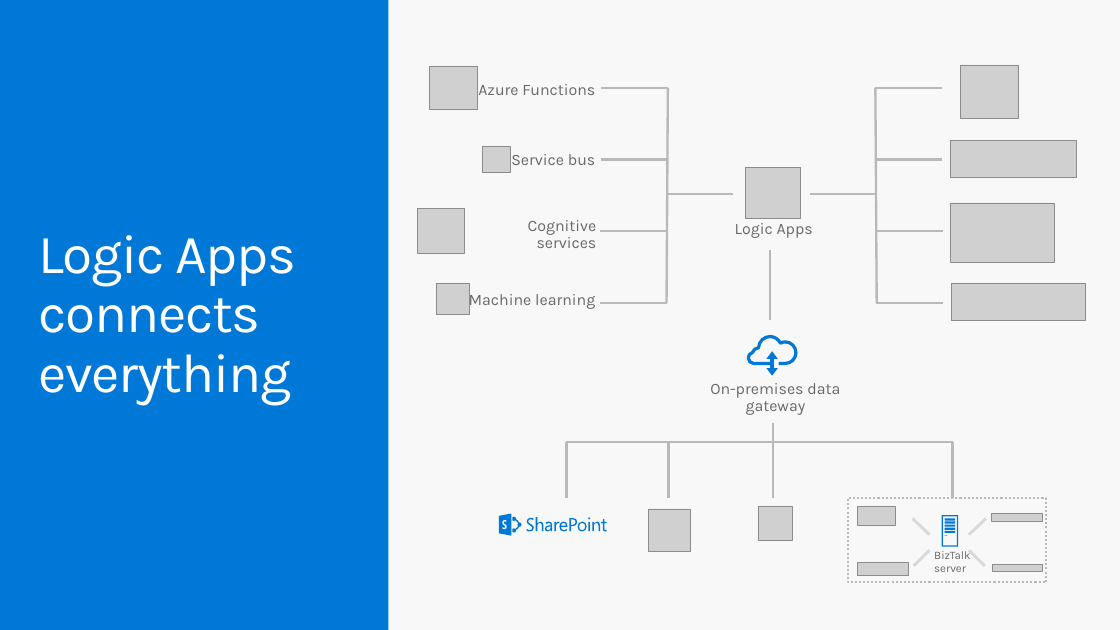
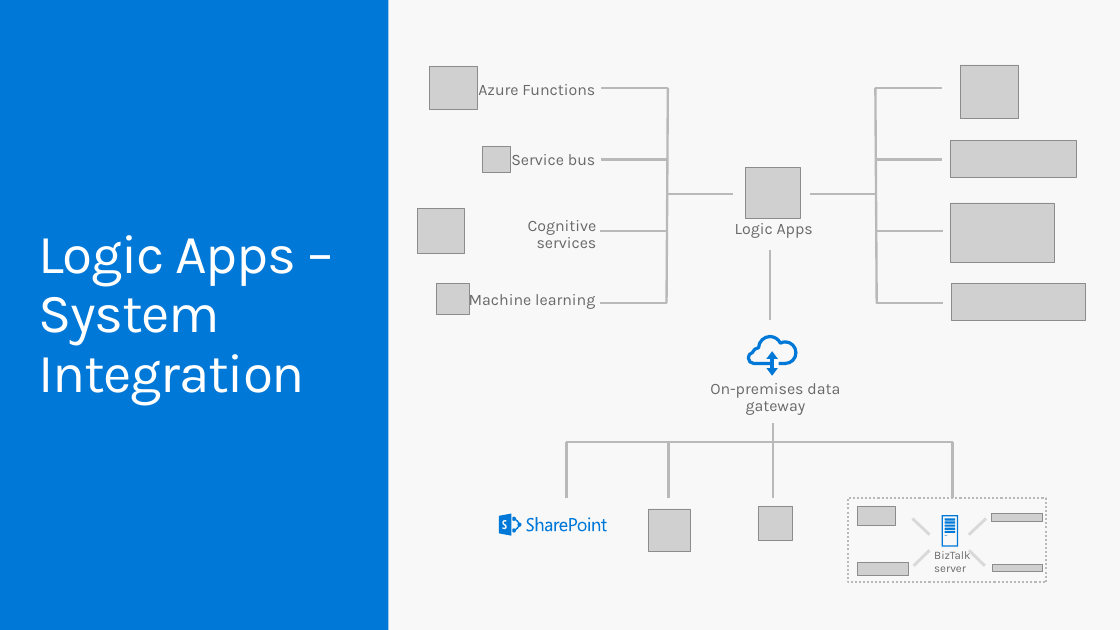
Before and after one commit to codingwithsasquatch/serverless_ninjas_workshop, a slide deck: slide 1 of 5-Logic_App_Overview/Serverless_Workshop-Logic_Apps_Overview.pptx. Drawn at 1120x630 pixels with LibreOffice and Linux fonts; fonts in the diff are those of the drawing; grey boxes stand for pictures. Boxes give left, top, right and bottom in pixels: in the first picture for what was removed or moved away, otherwise in the second. Text is boxed around its words. In the diff, an @@ line names an element or a change of style, - is before the commit and + after.

```diff
--- a/5-Logic_App_Overview/Serverless_Workshop-Logic_Apps_Overview.pptx
+++ b/5-Logic_App_Overview/Serverless_Workshop-Logic_Apps_Overview.pptx
@@ title at box(38, 235, 305, 405): text changed @@
-Logic Apps connects everything
+Logic Apps – System Integration
```
Also in this commit, not shown: 7 other slides changed, 13 slides added, 6 slides removed, 2 other files.
